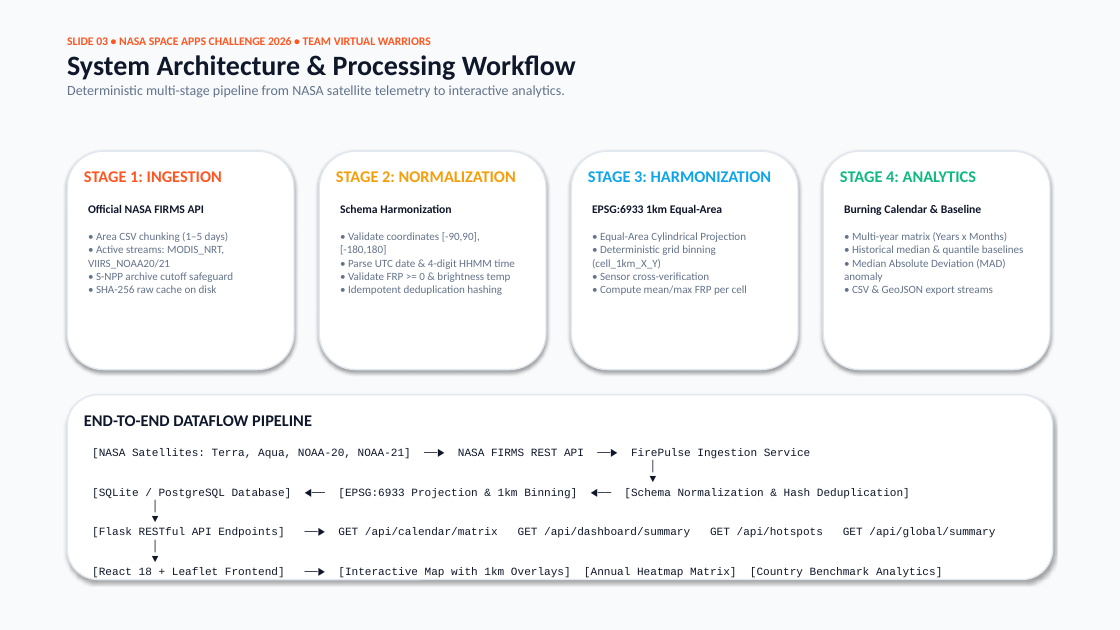
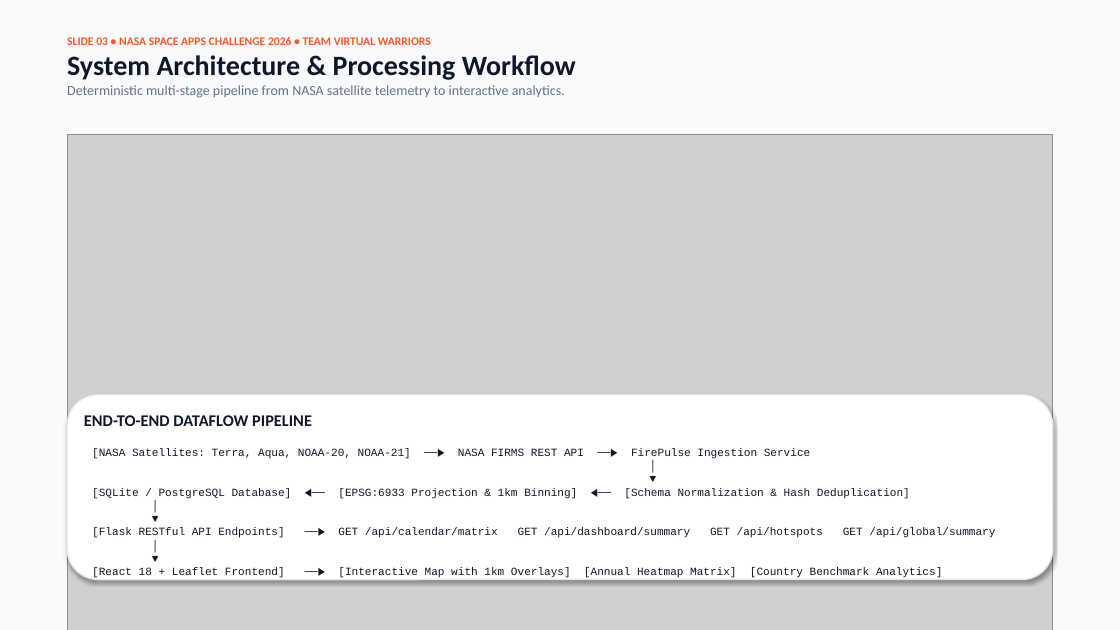
Before and after one commit to DEEPAK-47-S/Harmonization-of-MODIS-and-VIIRS-Hot-Spots, a slide deck: slide 3 of FirePulse_NASA_Space_Apps_2026.pptx. Drawn at 1120x630 pixels with LibreOffice and Linux fonts; fonts in the diff are those of the drawing; grey boxes stand for pictures. Boxes give left, top, right and bottom in pixels: in the first picture for what was removed or moved away, otherwise in the second. Text is boxed around its words. In the diff, an @@ line names an element or a change of style, - is before the commit and + after.

Commit message:
feat(diagram): generate high-res system working diagram PNG and embed into Slide 3

```diff
--- a/FirePulse_NASA_Space_Apps_2026.pptx
+++ b/FirePulse_NASA_Space_Apps_2026.pptx
@@ picture added at box(67, 134, 1053, 630) @@
@@ rounded rectangle removed at box(67, 151, 294, 370) @@
@@ text removed at box(84, 171, 222, 182) @@
-STAGE 1: INGESTION
@@ rounded rectangle removed at box(319, 151, 546, 370) @@
@@ text removed at box(336, 171, 516, 182) @@
-STAGE 2: NORMALIZATION
@@ rounded rectangle removed at box(571, 151, 798, 370) @@
@@ text removed at box(588, 171, 772, 182) @@
-STAGE 3: HARMONIZATION
@@ rounded rectangle removed at box(823, 151, 1050, 370) @@
@@ text removed at box(840, 171, 976, 182) @@
-STAGE 4: ANALYTICS
@@ text removed at box(88, 204, 233, 293) @@
-Official NASA FIRMS API
-• Area CSV chunking (1–5 days)
-• Active streams: MODIS_NRT, VIIRS_NOAA20/21
-• S-NPP archive cutoff safeguard
-• SHA-256 raw cache on disk
@@ text removed at box(340, 204, 515, 295) @@
-Schema Harmonization
-• Validate coordinates [-90,90], [-180,180]
-• Parse UTC date & 4-digit HHMM time
-• Validate FRP >= 0 & brightness temp
-• Idempotent deduplication hashing
@@ text removed at box(592, 204, 747, 295) @@
-EPSG:6933 1km Equal-Area
-• Equal-Area Cylindrical Projection
-• Deterministic grid binning (cell_1km_X_Y)
-• Sensor cross-verification
-• Compute mean/max FRP per cell
@@ text removed at box(844, 204, 1024, 295) @@
-Burning Calendar & Baseline
-• Multi-year matrix (Years x Months)
-• Historical median & quantile baselines
-• Median Absolute Deviation (MAD) anomaly
-• CSV & GeoJSON export streams
```
Also in this commit, not shown: 3 other files.
